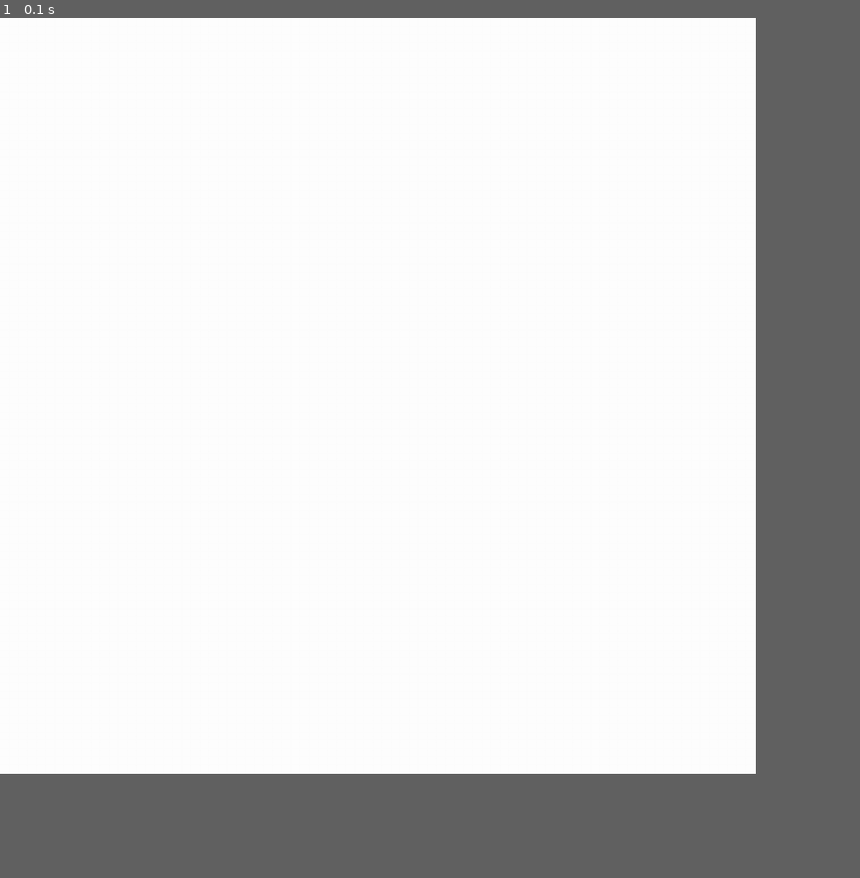
Above: before the commit, frame 1.
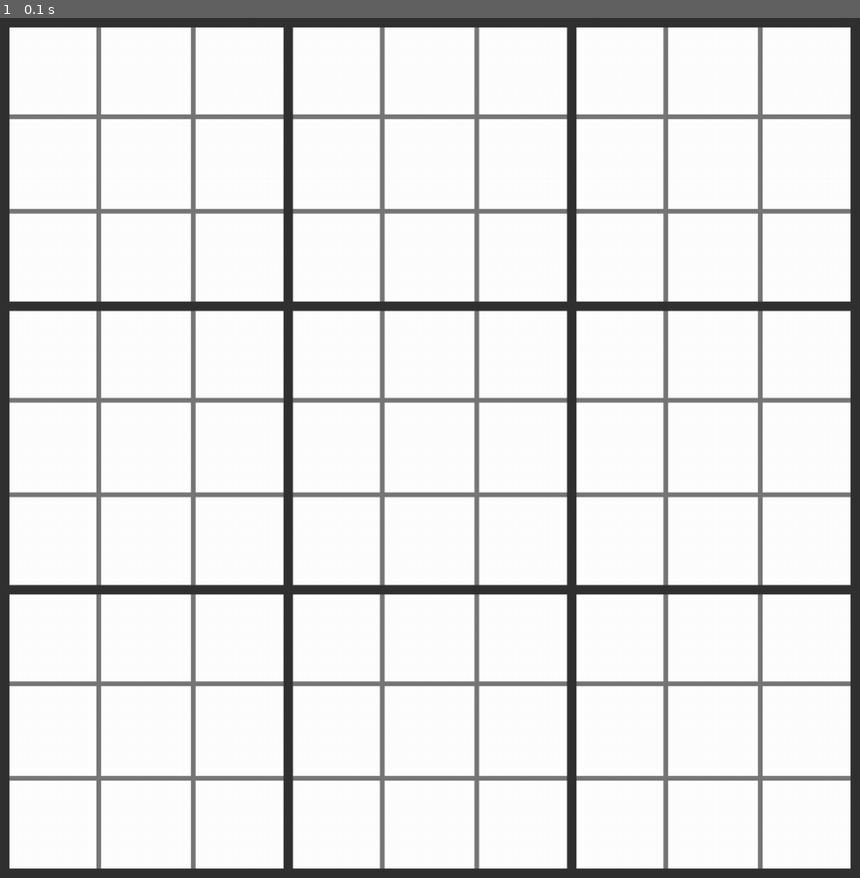
Above: after the commit, the same moment.

Repository: JosselinSomervilleRoberts/UltimateTicTacToe-RL
Game: pygame game, started from pygame_2d.py
Two runs of this game, one before a commit and one after it. Both use one fixed random seed, a clock stepped at 60 frames per second and the inputs below.
Inputs:
- Up to frame 1 (0.1 s): no input
In our replay, the window is 791x791 before the commit and 900x900 after it. These sizes can differ from the game's own. Grey fills any space a smaller window leaves; there, only what the larger window draws over its background counts as a difference.

The runs differ from the first frame. In frame 1, 16% of the frame differs, in the area x 0-100%, y 0-100%.

Commit message:
Draw grid

Diff:
--- a/pygame_2d.py
+++ b/pygame_2d.py
@@ -4,15 +4,48 @@
 start_time = time.time()
 pygame.init()
 
-win_dim = 800
-screen = pygame.display.set_mode((win_dim, win_dim))
+boardSize = 910
+screen = pygame.display.set_mode((boardSize, boardSize))
 
 
+class Board:
+    COLOR_BACKGROUND = (255,255,255)
+    COLOR_LARGE_GRID = (50, 50, 50 )
+    COLOR_SMALL_GRID = (120,120,120)
+    WIDTH_LARGE_GRID = 10
+    WIDTH_SMALL_GRID = 5
+
+    def __init__(self):
+        pass
+
+    def getLargeTopLeftPx(self, ix, iy):
+        px = 0.5*self.WIDTH_LARGE_GRID + (boardSize-self.WIDTH_LARGE_GRID) * ix / 3. - 1
+        py = 0.5*self.WIDTH_LARGE_GRID + (boardSize-self.WIDTH_LARGE_GRID) * ix / 3. - 1
+        return (px, py)
+
+    def getSmallTopLeftPx(self, ixLarge, iyLarge, ixSmall, iySmall):
+        (pxLarge, pyLarge) = self.getLargeTopLeftPx(ixLarge, iyLarge)
+        px = pxLarge + (boardSize-self.WIDTH_LARGE_GRID) * ixSmall / 9.
+        py = pyLarge + (boardSize-self.WIDTH_LARGE_GRID) * iySmall / 9.
+        return (px, py)
+
+    def draw(self):
+        screen.fill(self.COLOR_BACKGROUND)
+
+        # Small grid
+        for i in range(10):
+            pos = 0.5*self.WIDTH_LARGE_GRID + (boardSize-self.WIDTH_LARGE_GRID) * i / 9. - 1
+            pygame.draw.line(screen, self.COLOR_SMALL_GRID, (pos,0), (pos,boardSize), width = self.WIDTH_SMALL_GRID) # Vertical
+            pygame.draw.line(screen, self.COLOR_SMALL_GRID, (0,pos), (boardSize,pos), width = self.WIDTH_SMALL_GRID) # Horizontal
+
+        # Large grid
+        for i in range(4):
+            pos = self.getLargeTopLeftPx(i,0)[0]
+            pygame.draw.line(screen, self.COLOR_LARGE_GRID, (pos,0), (pos,boardSize), width = self.WIDTH_LARGE_GRID) # Vertical
+            pygame.draw.line(screen, self.COLOR_LARGE_GRID, (0,pos), (boardSize,pos), width = self.WIDTH_LARGE_GRID) # Horizontal
 
 
-def draw_board():
-    screen.fill((255,255,255))
-
+board = Board()
 
 if __name__ == '__main__':
 
@@ -26,12 +59,12 @@
 
         # Draws things on screen
 
-        draw_board()
+        board.draw()
 
         # Updates movements and events
 
         # Update display
 
-        pygame.display.update()
+        pygame.display.flip()
 
     pygame.QUIT()
